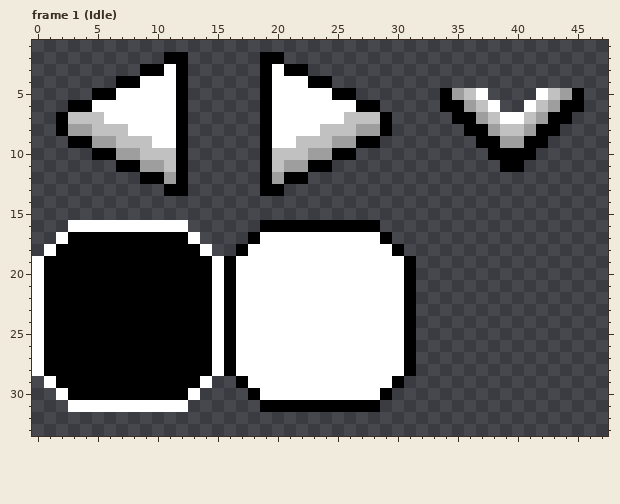
Edited in one commit: pixel-art file (HAdventure2D/Assets/CharacterStudio/Base/Master.aseprite). Above is the file before it was changed.
48x48 pixels, 31 frames. Shown: frame 1 (Idle): x 0..47, y 1..33.
The same view after the edit:
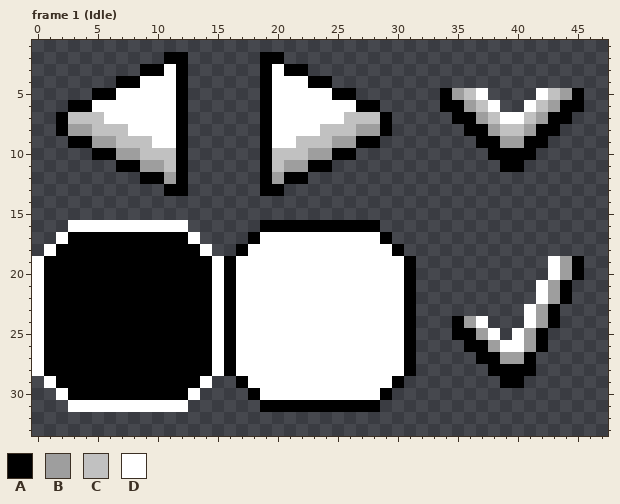
Palette (. is transparent): A #000000  B #9e9e9e  C #c1c1c1  D #ffffff
Edits made:
Frame 1 (Idle), layer "UIs_01":
Colour A now appears in rows 19 to 20 at x 45; in rows 21 to 22 at x 44; in row 23 at x 43; in row 24 at x 35 and 43; in row 25 at x 35 to 36 and 42; in row 26 at x 36 to 37 and 42.
Colour A now appears in row 27 at x 37 to 38 and 41; in row 28 at x 38 to 41; in row 29 at x 39 to 40.
Colour B now appears in rows 19 to 20 at x 44; in rows 21 to 22 at x 43; in row 23 at x 42; in row 24 at x 36 and 42; in row 25 at x 37 and 41; in row 26 at x 38 and 41.
Colour B now appears in row 27 at x 39 to 40.
Colour D now appears in rows 19 to 20 at x 43; in rows 21 to 22 at x 42; in row 23 at x 41; in row 24 at x 37 and 41; in row 25 at x 38 and 40; in row 26 at x 39 to 40.
